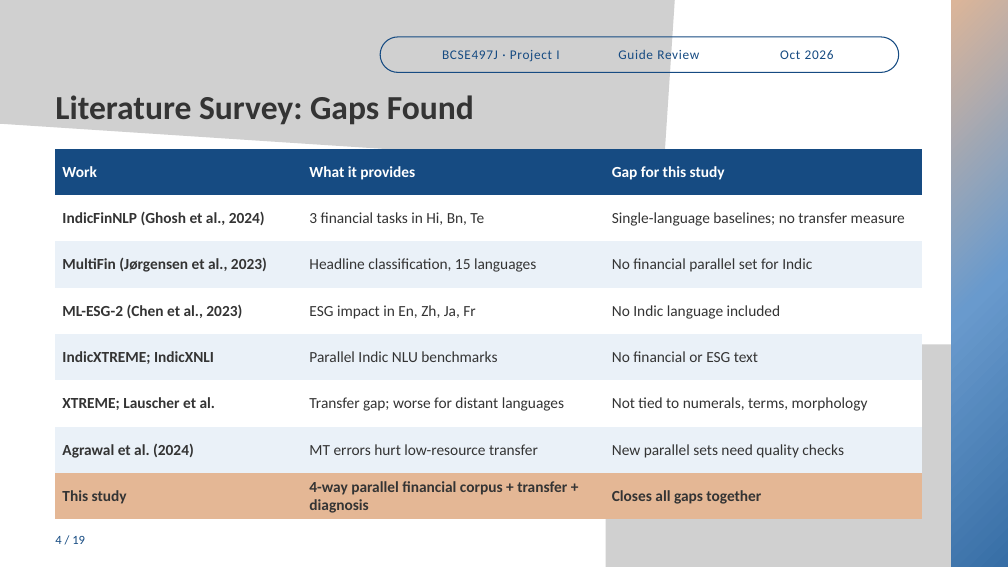
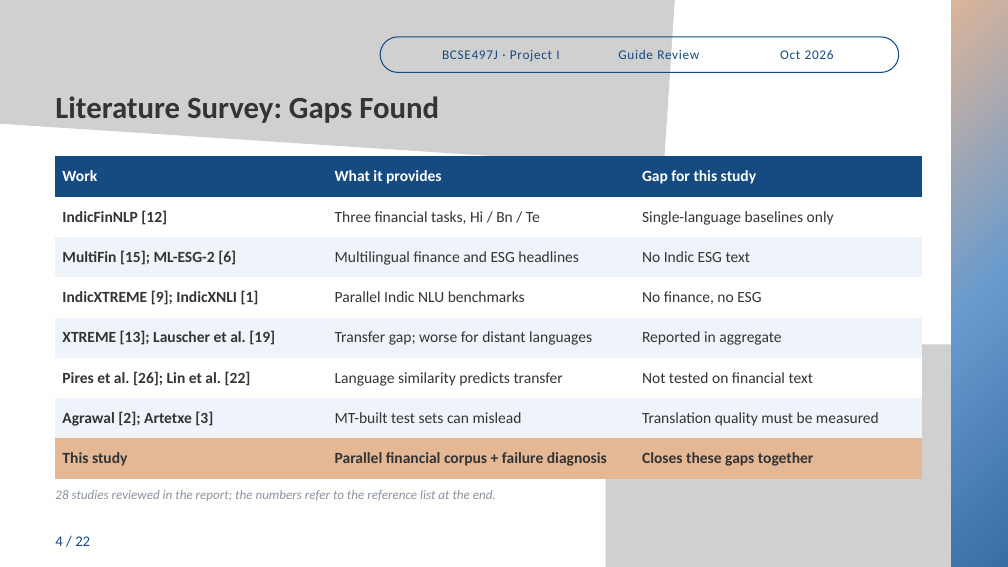
Before and after one commit to souparno-nag/Cross-Linguistic_Transfer_Diagnotic_for_Financial_NLP_in_Indic_Languages, a slide deck: slide 4 of presentation/BCSE497J_Project_I_Final_Review.pptx. Drawn at 1008x567 pixels with LibreOffice and Linux fonts; fonts in the diff are those of the drawing; grey boxes stand for pictures. Boxes give left, top, right and bottom in pixels: in the first picture for what was removed or moved away, otherwise in the second. Text is boxed around its words. In the diff, an @@ line names an element or a change of style, - is before the commit and + after.

Commit message:
Docs: update numeric report, add colour-pages PDF and report PDF; update review deck

```diff
--- a/presentation/BCSE497J_Project_I_Final_Review.pptx
+++ b/presentation/BCSE497J_Project_I_Final_Review.pptx
@@ text "Literature Survey: Gaps Found" at (x1=55, y1=96, x2=439, y2=123): size 48 to 44 pt @@
@@ table at (x1=55, y1=156, x2=922, y2=479) @@
-row 2: IndicFinNLP (Ghosh et al., 2024) | 3 financial tasks in Hi, Bn, Te | Single-language baselines; no transfer measure
+row 2: IndicFinNLP [12] | Three financial tasks, Hi / Bn / Te | Single-language baselines only
-row 3: MultiFin (Jørgensen et al., 2023) | Headline classification, 15 languages | No financial parallel set for Indic
+row 3: MultiFin [15]; ML-ESG-2 [6] | Multilingual finance and ESG headlines | No Indic ESG text
-row 4: ML-ESG-2 (Chen et al., 2023) | ESG impact in En, Zh, Ja, Fr | No Indic language included
+row 4: IndicXTREME [9]; IndicXNLI [1] | Parallel Indic NLU benchmarks | No finance, no ESG
-row 5: IndicXTREME; IndicXNLI | Parallel Indic NLU benchmarks | No financial or ESG text
+row 5: XTREME [13]; Lauscher et al. [19] | Transfer gap; worse for distant languages | Reported in aggregate
-row 6: XTREME; Lauscher et al. | Transfer gap; worse for distant languages | Not tied to numerals, terms, morphology
+row 6: Pires et al. [26]; Lin et al. [22] | Language similarity predicts transfer | Not tested on financial text
-row 7: Agrawal et al. (2024) | MT errors hurt low-resource transfer | New parallel sets need quality checks
+row 7: Agrawal [2]; Artetxe [3] | MT-built test sets can mislead | Translation quality must be measured
-row 8, column 2: 4-way parallel financial corpus + transfer + diagnosis
+row 8, column 2: Parallel financial corpus + failure diagnosis
-row 8, column 3: Closes all gaps together
+row 8, column 3: Closes these gaps together
@@ fill #EAF1F8 to #EEF4FA in 9 cells @@
@@ size 22 to 22.2 pt in "Work", "What it provides", "Gap for this study", "This study" @@
@@ table resized from (x1=55, y1=149, x2=922, y2=520) to (x1=55, y1=156, x2=922, y2=479) @@
@@ text added at (x1=55, y1=490, x2=496, y2=501), 18.7 pt, text #8A94A0, italic @@
+28 studies reviewed in the report; the numbers refer to the reference list at the end.
@@ text at (x1=55, y1=536, x2=90, y2=546): text changed; size 18 to 21.1 pt @@
-4 / 19
+4 / 22
```
Also in this commit, not shown: 9 other slides changed, 12 slides added, 9 slides removed, 4 other files.
